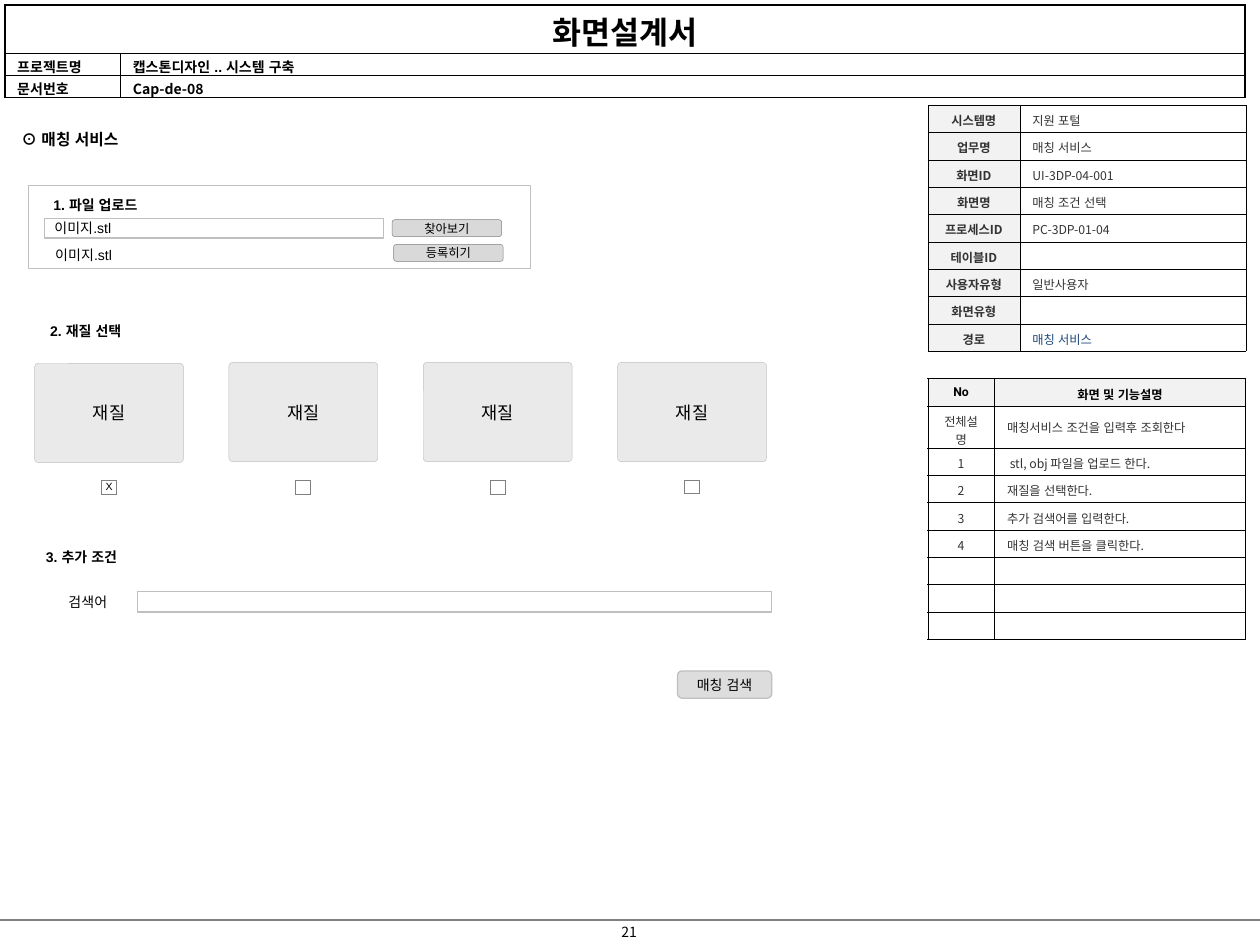
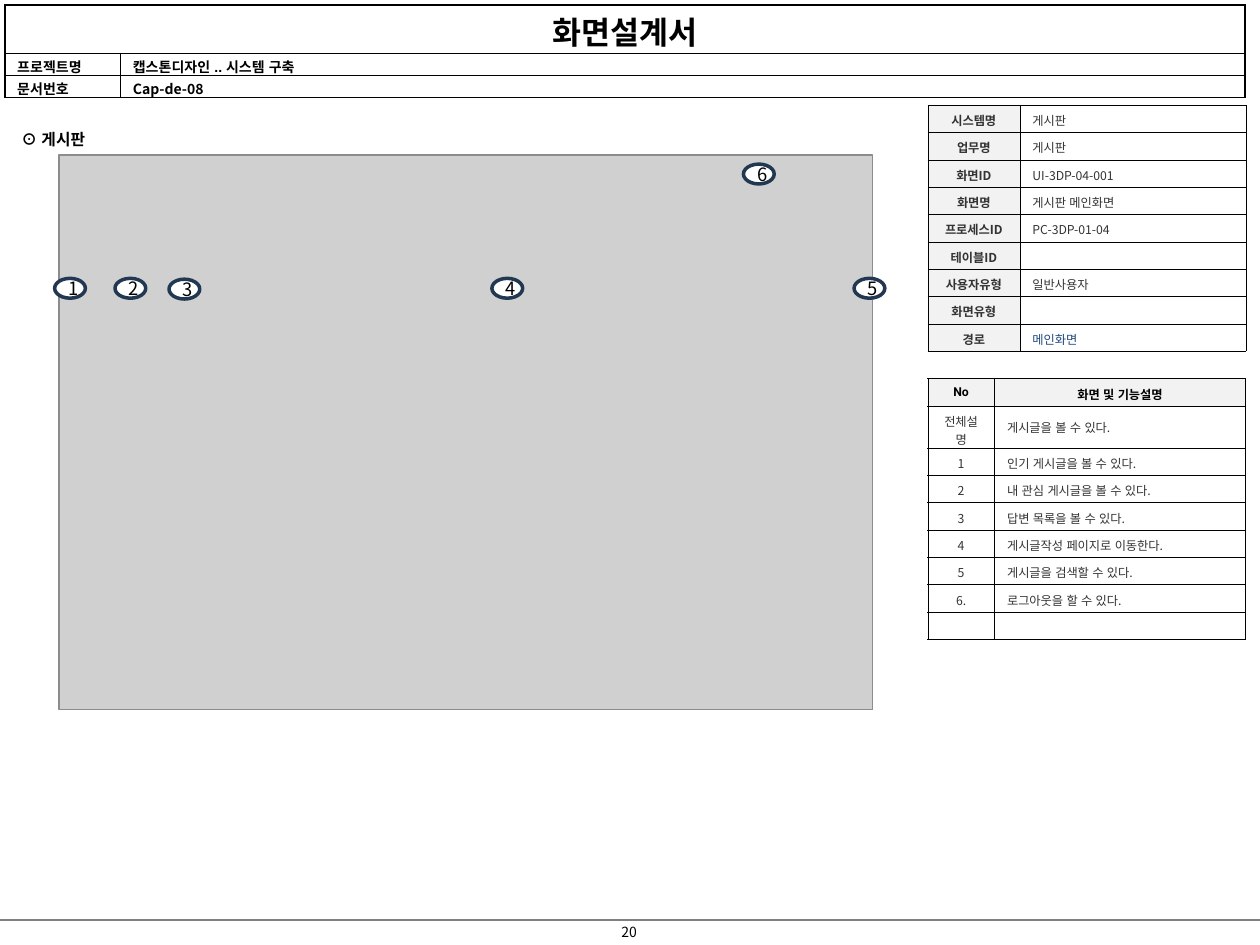
Before and after one commit to jiyong706/debug, a slide deck: slide 20 of debug 산출물/화면 설계서/2024_05_22화면설계서-V0.1.2.pptx (slide 21 before the commit). Drawn at 1260x945 pixels with LibreOffice and Linux fonts; fonts in the diff are those of the drawing; grey boxes stand for pictures. Boxes give left, top, right and bottom in pixels: in the first picture for what was removed or moved away, otherwise in the second. Text is boxed around its words. In the diff, an @@ line names an element or a change of style, - is before the commit and + after.

```diff
--- a/debug 산출물/화면 설계서/2024_05_22화면설계서-V0.1.2.pptx
+++ b/debug 산출물/화면 설계서/2024_05_22화면설계서-V0.1.2.pptx
@@ table at (927,106,1246,352) @@
-row 1, column 2: 지원 포털
+row 1, column 2: 게시판
-row 2, column 2: 매칭 서비스
+row 2, column 2: 게시판
-row 4, column 2: 매칭 조건 선택
+row 4, column 2: 게시판 메인화면
-row 9, column 2: 매칭 서비스
+row 9, column 2: 메인화면
@@ text removed at (41,131,119,147) @@
-⊙ 매칭 서비스
@@ text added at (41,131,85,147), 9 pt, text #000000, bold @@
+⊙ 게시판
@@ picture added at (59,155,873,709) @@
@@ ellipse added at (743,164,774,184), fill #FFFFFF, outline #233953 2 pt, 10.5 pt, text #000000 @@
+6
@@ group removed at (29,185,530,268): 2 rectangles, 2 rounded rectangles, 2 texts @@
-이미지.stl
-찾아보기
-등록히기
-이미지.stl
-1. 파일 업로드
@@ ellipse added at (54,278,84,299), fill #FFFFFF, outline #233953 2 pt, 10.5 pt, text #000000 @@
+1
@@ ellipse added at (115,278,145,299), fill #FFFFFF, outline #233953 2 pt, 10.5 pt, text #000000 @@
+2
@@ ellipse added at (169,280,199,300), fill #FFFFFF, outline #233953 2 pt, 10.5 pt, text #000000 @@
+3
@@ ellipse added at (491,278,522,299), fill #FFFFFF, outline #233953 2 pt, 10.5 pt, text #000000 @@
+4
@@ ellipse added at (854,278,885,299), fill #FFFFFF, outline #233953 2 pt, 10.5 pt, text #000000 @@
+5
@@ text removed at (50,324,122,338) @@
-2. 재질 선택
@@ rounded rectangle removed at (35,363,184,462) @@
-재질
@@ rounded rectangle removed at (229,363,378,462) @@
-재질
@@ rounded rectangle removed at (423,363,572,462) @@
-재질
@@ rounded rectangle removed at (617,363,766,462) @@
-재질
@@ table at (927,379,1245,640) @@
-row 2: 전체설명 | 매칭서비스 조건을 입력후 조회한다
-row 3: 1 | stl, obj 파일을 업로드 한다.
-row 4: 2 | 재질을 선택한다.
-row 5: 3 | 추가 검색어를 입력한다.
-row 6: 4 | 매칭 검색 버튼을 클릭한다.
+row 2: 전체설명 | 게시글을 볼 수 있다.
+row 3: 1 | 인기 게시글을 볼 수 있다.
+row 4: 2 | 내 관심 게시글을 볼 수 있다.
+row 5: 3 | 답변 목록을 볼 수 있다.
+row 6: 4 | 게시글작성 페이지로 이동한다.
+row 7: 5 | 게시글을 검색할 수 있다.
+row 8: 6. | 로그아웃을 할 수 있다.
-row 8:  | 
-row 9:  | 
@@ rectangle removed at (102,480,117,495) @@
-X
@@ rectangle removed at (296,481,311,495) @@
@@ rectangle removed at (490,481,505,495) @@
@@ rectangle removed at (684,480,699,494) @@
@@ text removed at (46,550,117,564) @@
-3. 추가 조건
@@ text removed at (68,595,107,608) @@
-검색어
@@ rectangle removed at (137,591,771,611) @@
@@ rounded rectangle removed at (678,670,772,698) @@
-매칭 검색
@@ page number at (621,926,637,937): text changed @@
-21
+20
```
Also in this commit, not shown: 16 other slides changed, 2 slides added, 2 slides removed.
